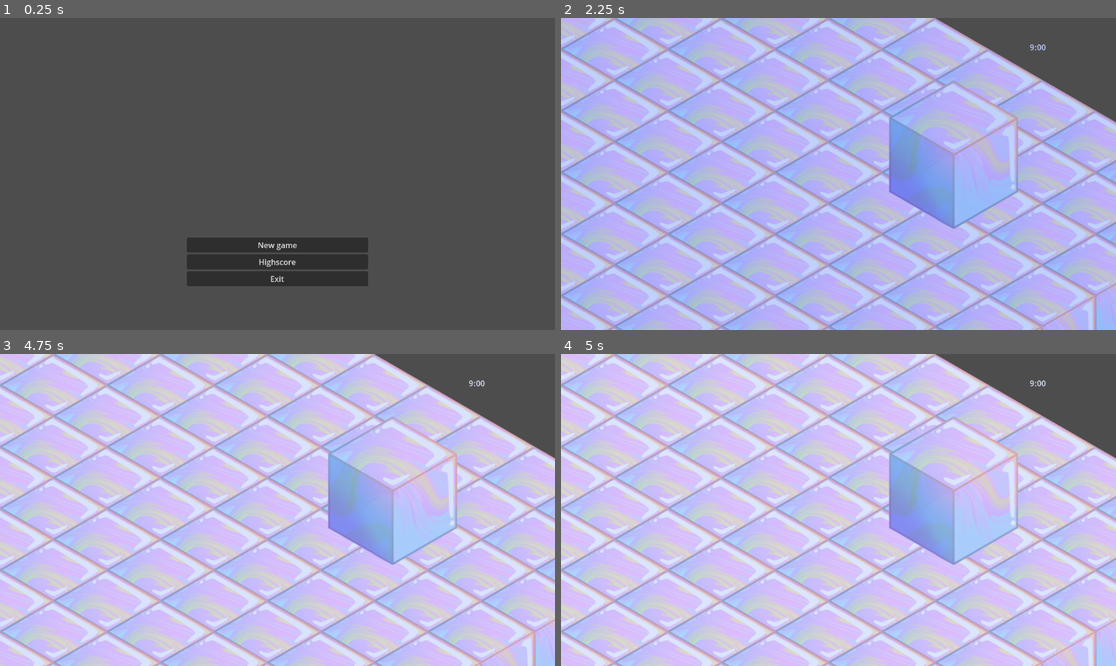
Above: before the commit, frames 1-4 (two rows, left to right).
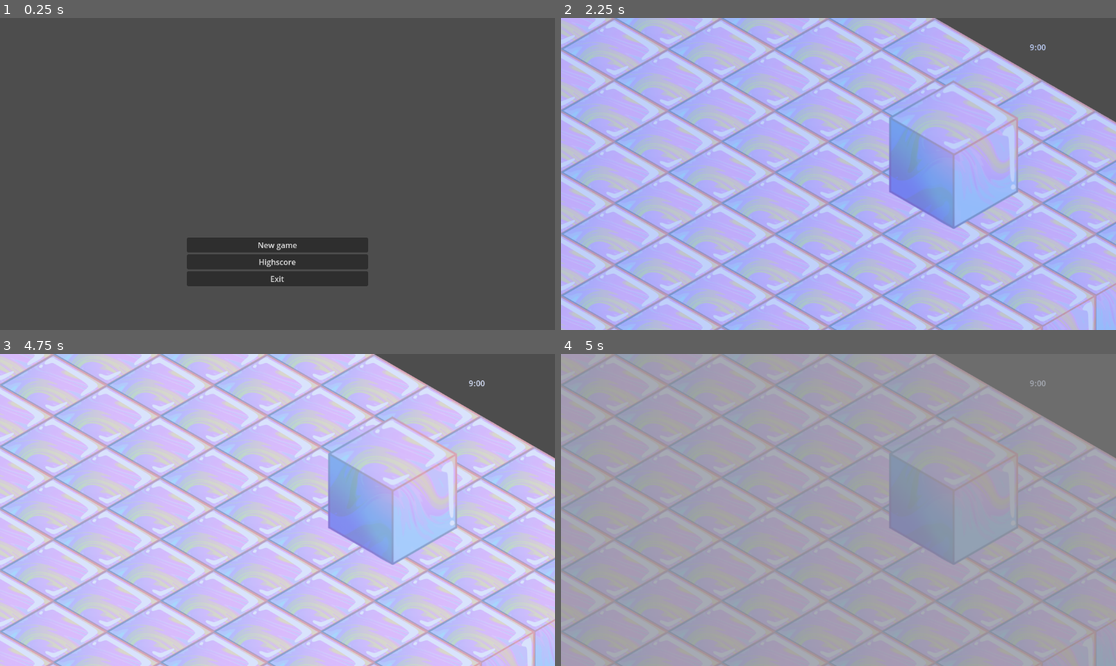
Above: after the commit, the same moments.

Repository: Trashpanda-GameDev/BubbleTown
Game: Godot game, scene res://scenes/main_menu.tscn
The game is run twice, just before and just after one commit, with the same random seed, the same clock (stepped at 60 frames per second) and the same inputs. The engine's default icon, where the game draws it, is replaced by a stand-in: a white triangle on a blue panel in a dark square.
Inputs (mouse positions are in pixels of both pictures, inside the frame that each line leads up to):
- Up to frame 1 (0.25 s): no input
- Up to frame 2 (2.25 s): click "New game" at 0.5 s; tap Enter at 1.25 s; move the mouse to (960, 158) at 1.27 s; hold D (movement_right) 1.28-2 s; tap O at 1.35 s; click (960, 158) at 1.42 s; tap Space at 2 s; drag from (727, 189) to (810, 236) at 2.02 s
- Up to frame 3 (4.75 s): tap Enter at 2.75, 4.25 s; move the mouse to (333, 441) at 2.77 s; hold D (movement_right) 2.78-3.5 s; tap Shift at 2.85 s; tap Space at 3.5 s; drag from (249, 572) to (111, 463) at 3.52 s; move the mouse to (444, 556) at 4.27 s; hold A (movement_left) from 4.28 s (still down); tap O at 4.35 s
- Up to frame 4 (5 s): keep holding A (movement_left); tap I (open_inventory, bound only after the commit) at 4.9 s

Frames 1-3 are identical in both runs. In frame 4, 100% of the frame differs, in the area x 0-100%, y 0-100%.

Commit message:
feat(scenes): setup UI elements to for viewing thoughts inventory

Diff:
--- a/project.godot
+++ b/project.godot
@@ -73,3 +73,9 @@
 , Object(InputEventJoypadMotion,"resource_local_to_scene":false,"resource_name":"","device":-1,"axis":0,"axis_value":1.0,"script":null)
 ]
 }
+open_inventory={
+"deadzone": 0.2,
+"events": [Object(InputEventKey,"resource_local_to_scene":false,"resource_name":"","device":-1,"window_id":0,"alt_pressed":false,"shift_pressed":false,"ctrl_pressed":false,"meta_pressed":false,"pressed":false,"keycode":0,"physical_keycode":73,"key_label":0,"unicode":105,"location":0,"echo":false,"script":null)
+, Object(InputEventJoypadButton,"resource_local_to_scene":false,"resource_name":"","device":-1,"button_index":3,"pressure":0.0,"pressed":true,"script":null)
+]
+}
--- a/scenes/town.tscn
+++ b/scenes/town.tscn
@@ -1,7 +1,8 @@
-[gd_scene load_steps=5 format=4 uid="uid://cpl2fu5au2wx2"]
+[gd_scene load_steps=6 format=4 uid="uid://cpl2fu5au2wx2"]
 
-[ext_resource type="PackedScene" uid="uid://b7kytukal1of8" path="res://scenes/daily_cycle.tscn" id="1_f2a5t"]
+[ext_resource type="PackedScene" path="res://scenes/daily_cycle.tscn" id="1_f2a5t"]
 [ext_resource type="Texture2D" uid="uid://bh5ogjitlddnx" path="res://assets/tile_placeholder.png" id="1_gt07c"]
+[ext_resource type="PackedScene" uid="uid://crh318qkn16an" path="res://scenes/ui/thoughts/inventory/ThoughtsInventoryView.tscn" id="3_ms2es"]
 
 [sub_resource type="TileSetAtlasSource" id="TileSetAtlasSource_gt07c"]
 texture = ExtResource("1_gt07c")
@@ -39,3 +40,13 @@
 position = Vector2(-1112, -192)
 scale = Vector2(2, 2)
 texture = ExtResource("1_gt07c")
+
+[node name="UI" type="CanvasLayer" parent="."]
+
+[node name="ThoughtsInventoryView" parent="UI" instance=ExtResource("3_ms2es")]
+visible = false
+anchors_preset = 15
+anchor_left = 0.0
+anchor_top = 0.0
+anchor_right = 1.0
+anchor_bottom = 1.0
--- /dev/null
+++ b/scenes/ui/thoughts/inventory/ThoughtInventoryItemView.tscn
@@ -0,0 +1,23 @@
+[gd_scene load_steps=3 format=3 uid="uid://cpf00ah8q5nci"]
+
+[ext_resource type="Script" uid="uid://0qh3bt3tlar7" path="res://scripts/gameplay/ui/ThoughtInventoryItemView.gd" id="1_fw45b"]
+[ext_resource type="Texture2D" uid="uid://bh5ogjitlddnx" path="res://assets/tile_placeholder.png" id="2_7na7r"]
+
+[node name="ThoughtInventoryItemView" type="Control" node_paths=PackedStringArray("textureRect")]
+custom_minimum_size = Vector2(100, 100)
+layout_mode = 3
+anchors_preset = 0
+offset_bottom = 100.0
+script = ExtResource("1_fw45b")
+textureRect = NodePath("TextureRect")
+
+[node name="TextureRect" type="TextureRect" parent="."]
+layout_mode = 1
+anchors_preset = 15
+anchor_right = 1.0
+anchor_bottom = 1.0
+grow_horizontal = 2
+grow_vertical = 2
+texture = ExtResource("2_7na7r")
+expand_mode = 1
+stretch_mode = 5
--- /dev/null
+++ b/scenes/ui/thoughts/inventory/ThoughtsInventoryView.tscn
@@ -0,0 +1,41 @@
+[gd_scene load_steps=4 format=3 uid="uid://crh318qkn16an"]
+
+[ext_resource type="Script" uid="uid://cnweestfpek4w" path="res://scripts/gameplay/ui/ThoughtsInventoryView.gd" id="1_jycbw"]
+[ext_resource type="Resource" uid="uid://bjt30nixo7oef" path="res://resources/thoughts/ThoughtsRepository.tres" id="2_hcc8s"]
+[ext_resource type="PackedScene" uid="uid://cpf00ah8q5nci" path="res://scenes/ui/thoughts/inventory/ThoughtInventoryItemView.tscn" id="3_0fpt5"]
+
+[node name="ThoughtsInventoryView" type="Control" node_paths=PackedStringArray("grid")]
+layout_mode = 3
+anchor_left = 0.1
+anchor_top = 0.1
+anchor_right = 0.9
+anchor_bottom = 0.9
+grow_horizontal = 2
+grow_vertical = 2
+script = ExtResource("1_jycbw")
+repository = ExtResource("2_hcc8s")
+grid = NodePath("GridContainer")
+itemViewTemplate = ExtResource("3_0fpt5")
+
+[node name="ColorRect" type="ColorRect" parent="."]
+layout_mode = 1
+anchors_preset = 15
+anchor_right = 1.0
+anchor_bottom = 1.0
+grow_horizontal = 2
+grow_vertical = 2
+color = Color(0.513726, 0.513726, 0.513726, 0.603922)
+
+[node name="GridContainer" type="GridContainer" parent="."]
+clip_contents = true
+layout_mode = 1
+anchors_preset = -1
+anchor_right = 1.0
+anchor_bottom = 1.0
+offset_left = 15.0
+offset_top = 15.0
+offset_right = -15.0
+offset_bottom = -15.0
+grow_horizontal = 2
+grow_vertical = 2
+columns = 4
Not shown: 1 places in scenes/main_menu.tscn that only renumber resources
